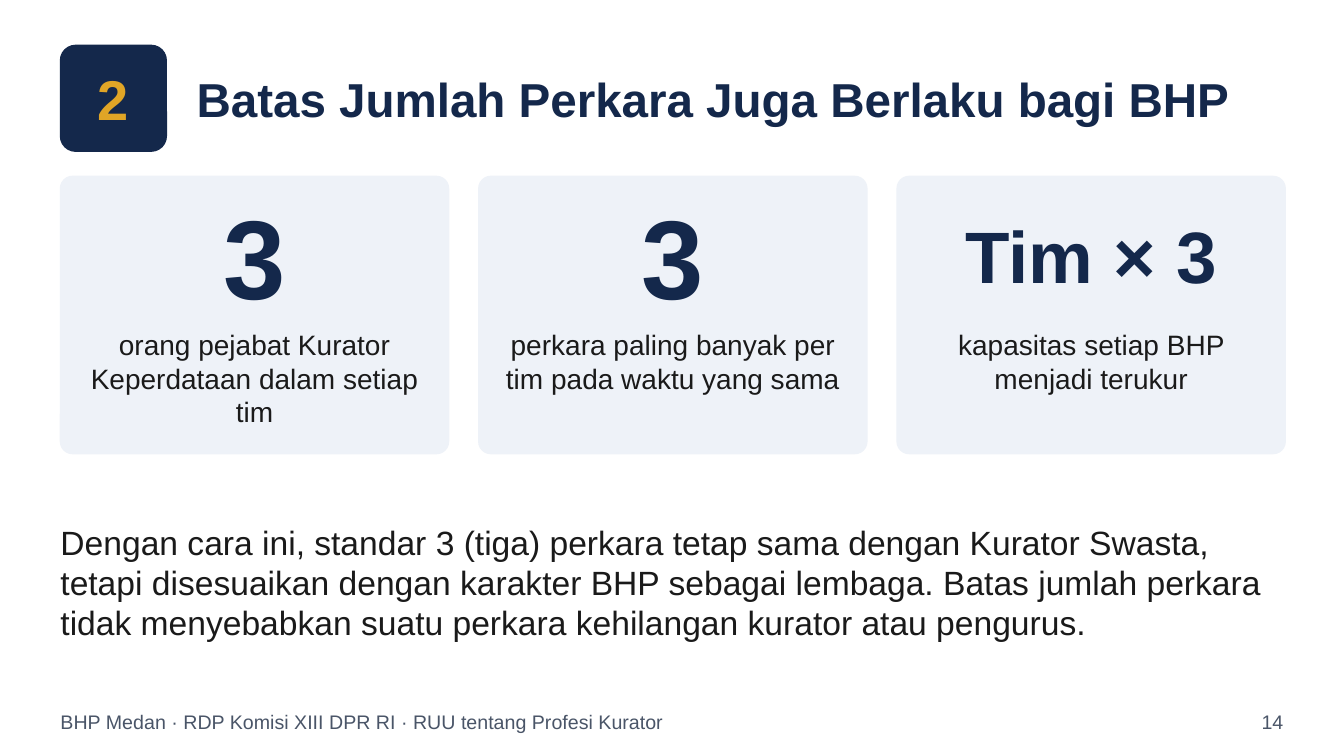
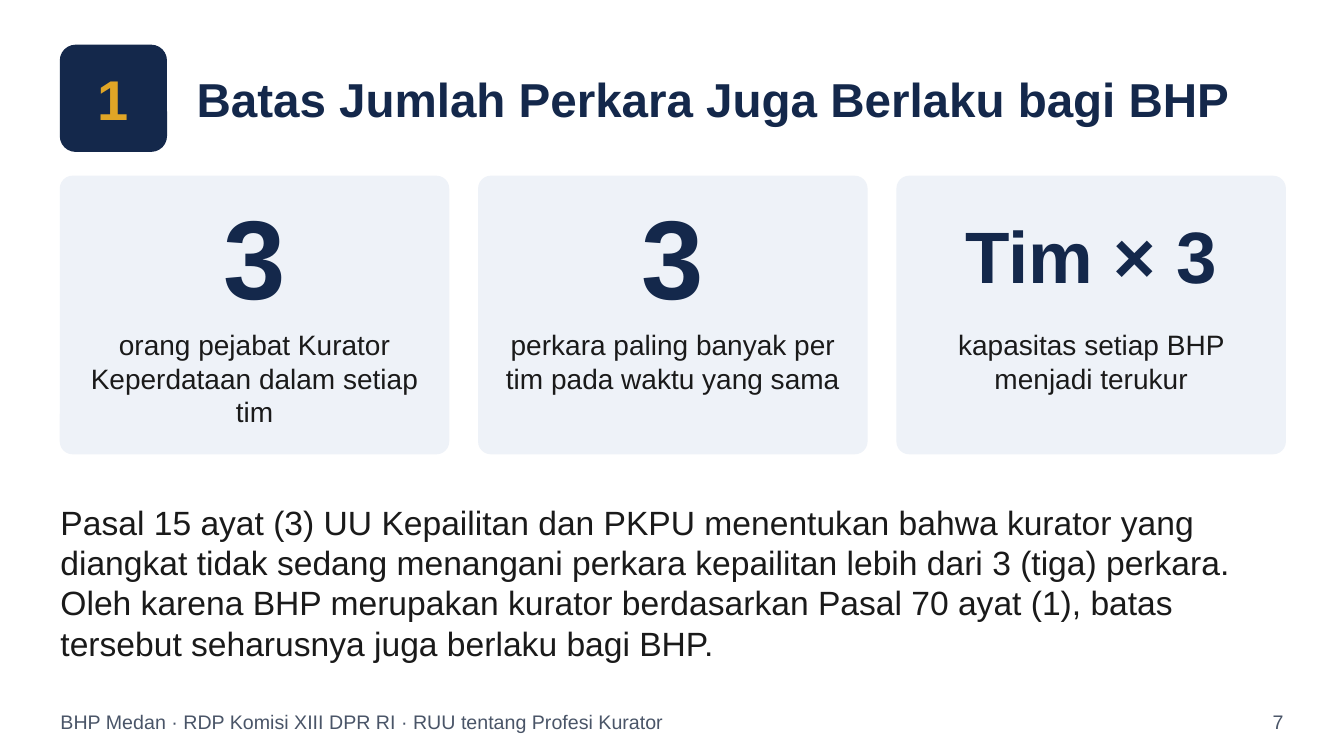
Before and after one commit to artheralawfirm-cloud/SAPAWALI, a slide deck: slide 7 of presentasi/Paparan_BHP_Medan_RUU_Profesi_Kurator.pptx (slide 14 before the commit). Drawn at 1344x756 pixels with LibreOffice and Linux fonts; fonts in the diff are those of the drawing. Boxes give left, top, right and bottom in pixels: in the first picture for what was removed or moved away, otherwise in the second. Text is boxed around its words. In the diff, an @@ line names an element or a change of style, - is before the commit and + after.

```diff
--- a/presentasi/Paparan_BHP_Medan_RUU_Profesi_Kurator.pptx
+++ b/presentasi/Paparan_BHP_Medan_RUU_Profesi_Kurator.pptx
@@ text at (98,81,129,120): text changed @@
-2
+1
@@ text at (60,510,1229,663): text changed @@
-Dengan cara ini, standar 3 (tiga) perkara tetap sama dengan Kurator Swasta, tetapi disesuaikan dengan karakter BHP sebagai lembaga. Batas jumlah perkara tidak menyebabkan suatu perkara kehilangan kurator atau pengurus.
+Pasal 15 ayat (3) UU Kepailitan dan PKPU menentukan bahwa kurator yang diangkat tidak sedang menangani perkara kepailitan lebih dari 3 (tiga) perkara. Oleh karena BHP merupakan kurator berdasarkan Pasal 70 ayat (1), batas tersebut seharusnya juga berlaku bagi BHP.
@@ text at (1273,715,1284,729): text changed @@
-14
+7
```
Also in this commit, not shown: 39 other slides changed, 1 slide added, 1 slide removed, 2 other files.
